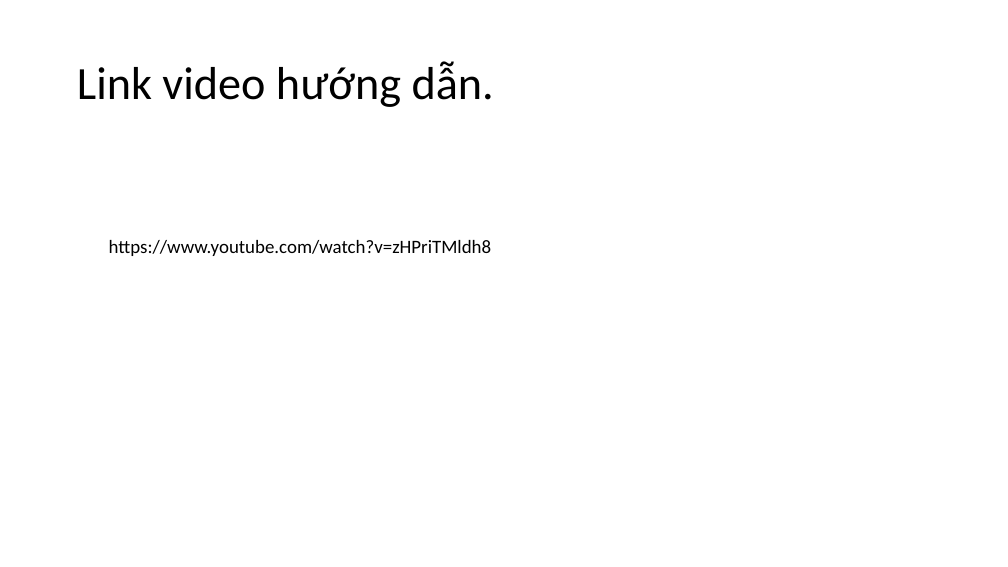
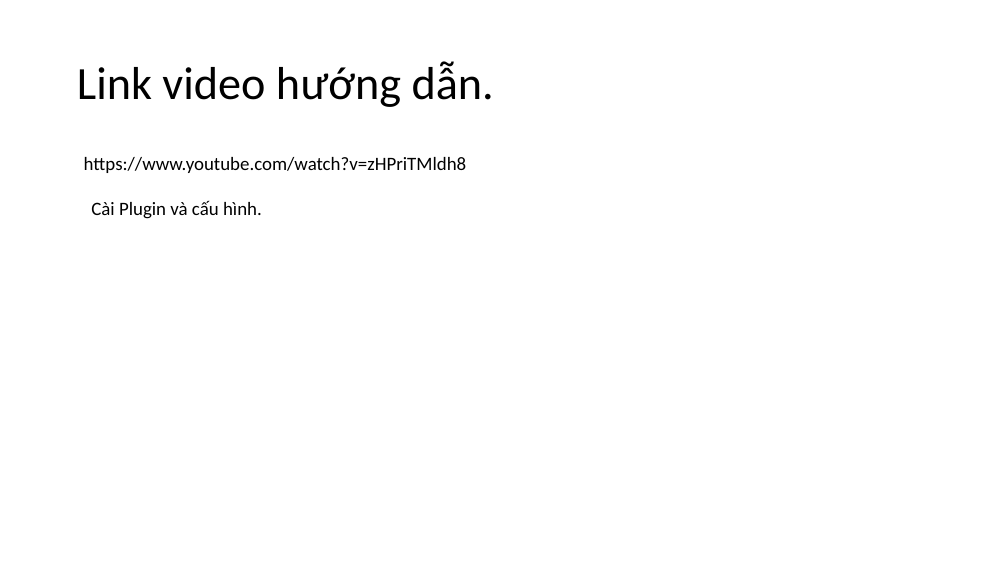
Before and after one commit to DangVanDoan05/WordPress, a slide deck: slide 4 of Chức năng Hủy đơn Hàng trong WooCommerce.pptx. Drawn at 1008x567 pixels with LibreOffice and Linux fonts; fonts in the diff are those of the drawing. Boxes give left, top, right and bottom in pixels: in the first picture for what was removed or moved away, otherwise in the second. Text is boxed around its words. In the diff, an @@ line names an element or a change of style, - is before the commit and + after.

Commit message:
update 2 22-10-24

```diff
--- a/Chức năng Hủy đơn Hàng trong WooCommerce.pptx
+++ b/Chức năng Hủy đơn Hàng trong WooCommerce.pptx
@@ text "https://www.youtube.com/watch?v=zHPriTMldh8": place and size @@
-text "https://www.youtube.com/watch?v=zHPriTMldh8" at [109, 240, 492, 256]
+text "https://www.youtube.com/watch?v=zHPriTMldh8" at [84, 157, 467, 173]
@@ text added at [91, 200, 262, 219], 18 pt, text #000000 @@
+Cài Plugin và cấu hình.
```
Also in this commit, not shown: 1 other slide changed, 1 slide added, 1 slide removed.
